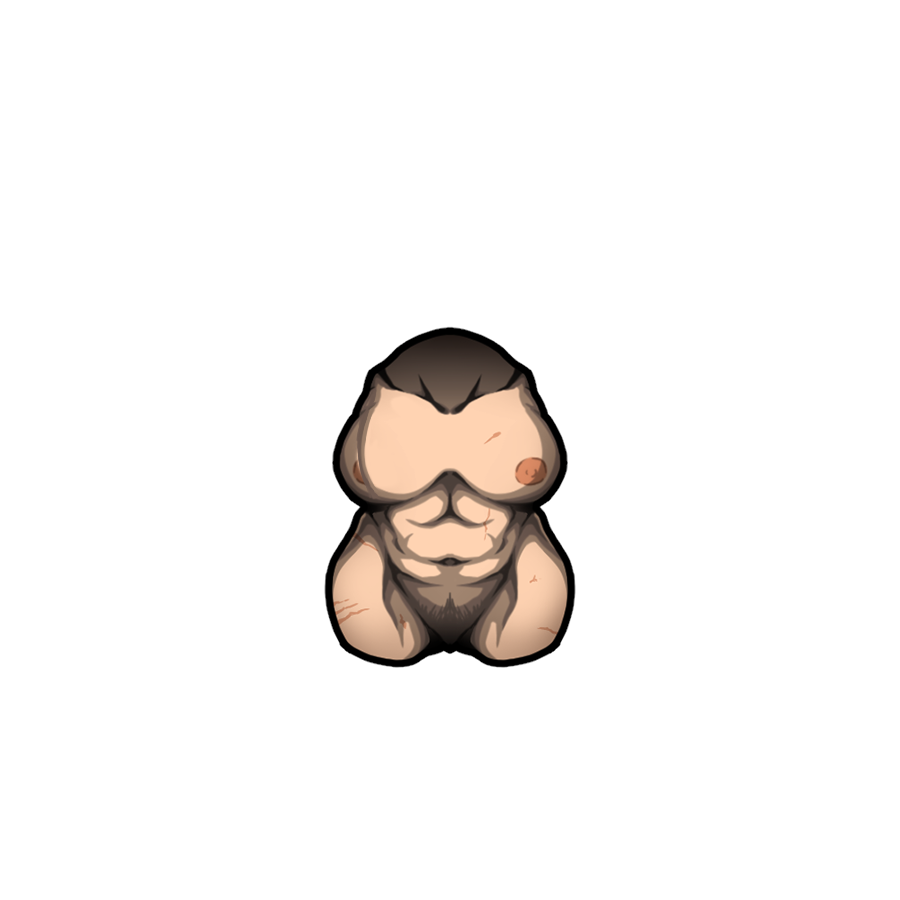
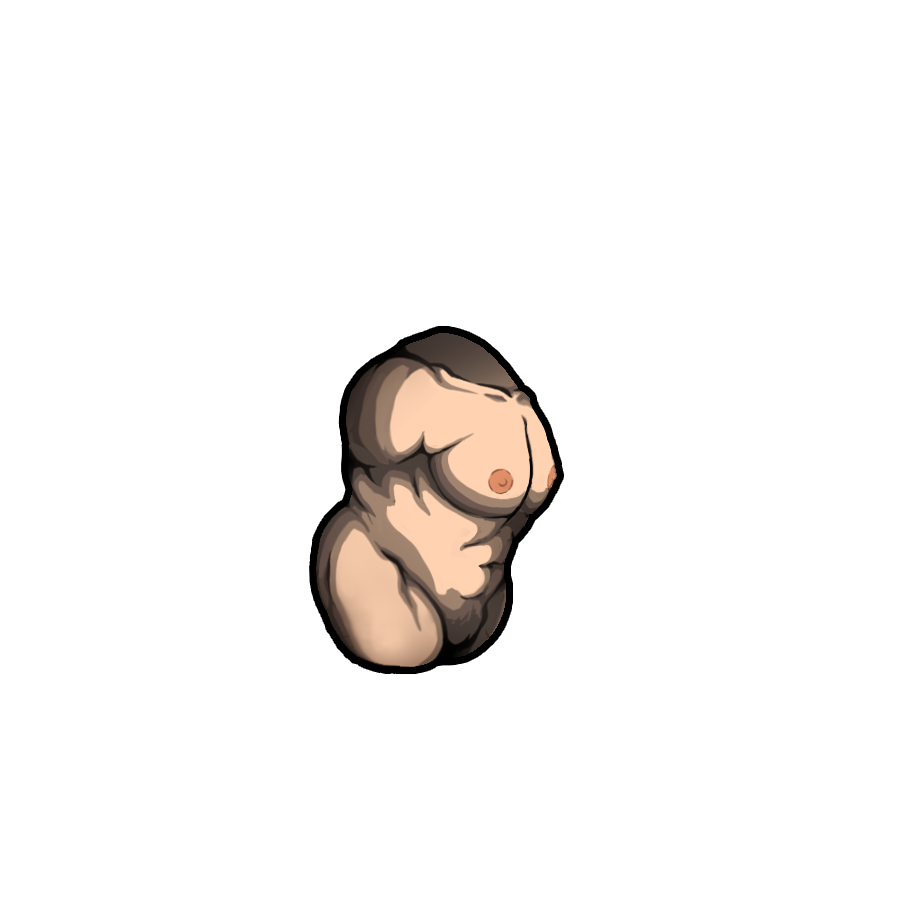
Before/after of a 900x900 layered artwork. What changed in the layer stack:
removed layer "Layer 2" over [384, 484, 450, 628]
removed layer "Naked_GiantF_south copy" over [332, 335, 568, 661]
hid "Naked_GiantF_south" over [324, 326, 576, 668]
added layer "Layer 9" above "Naked_GiantF_east copy" over [316, 332, 558, 668]
